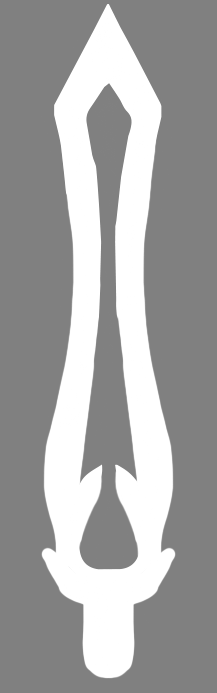
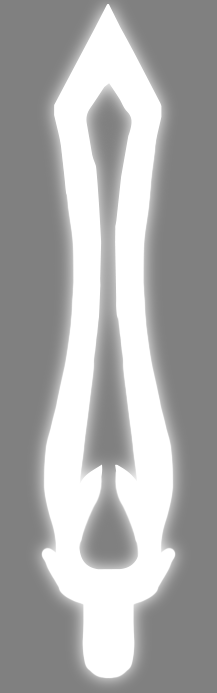
Layered file, before and after one edit (217 × 693). Changes by layer:
added layer "Layer 7" above "Layer 6" over [left=29, top=0, right=188, bottom=692]
